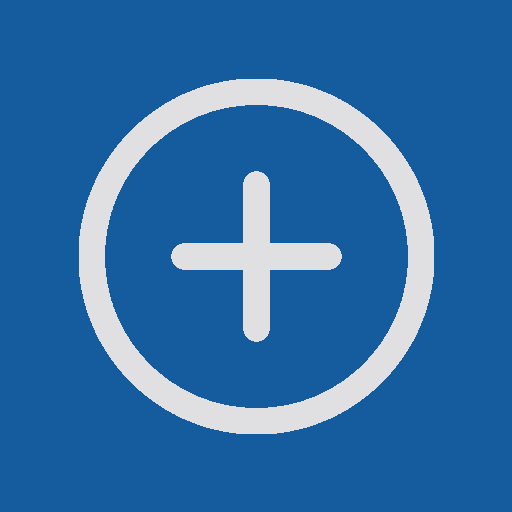
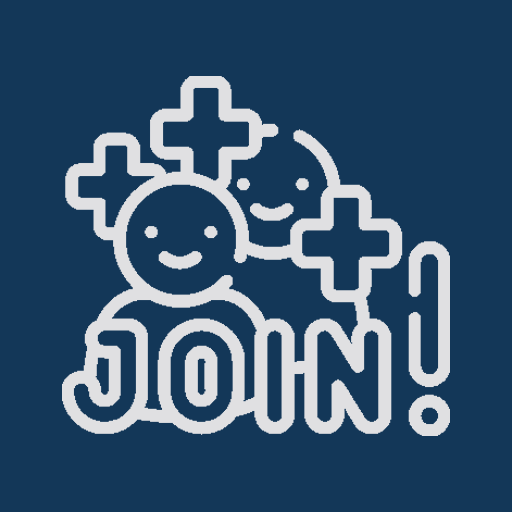
Revision of a layered 512 x 512 image; what changed, layer by layer:
added layer "join" above "add_icon" over [62, 76, 450, 436]
hid "add_icon" over [79, 79, 434, 434]
